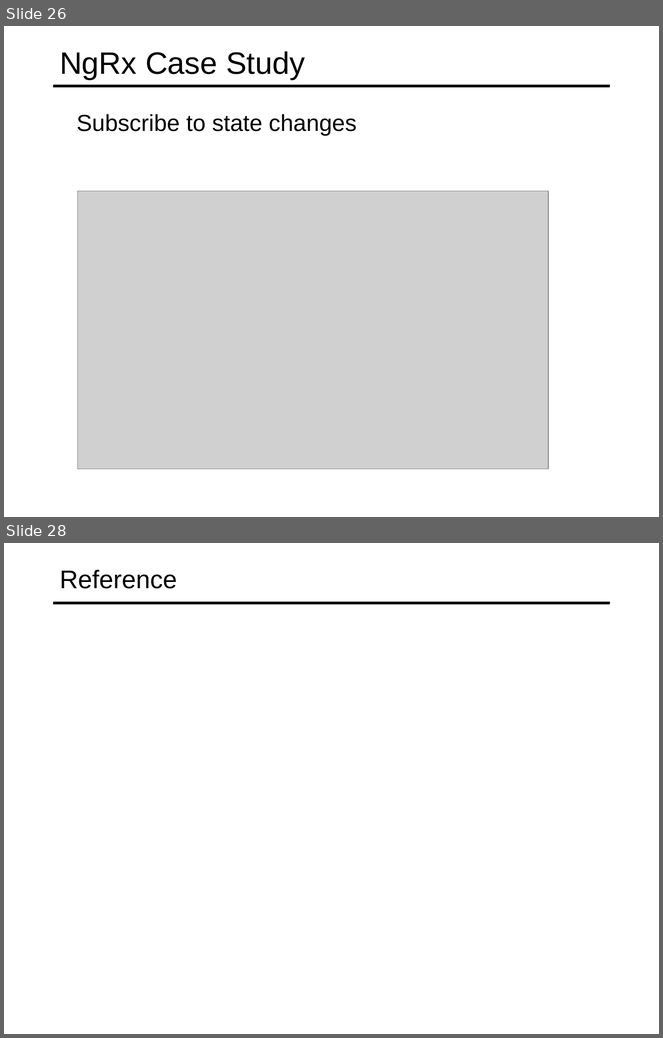
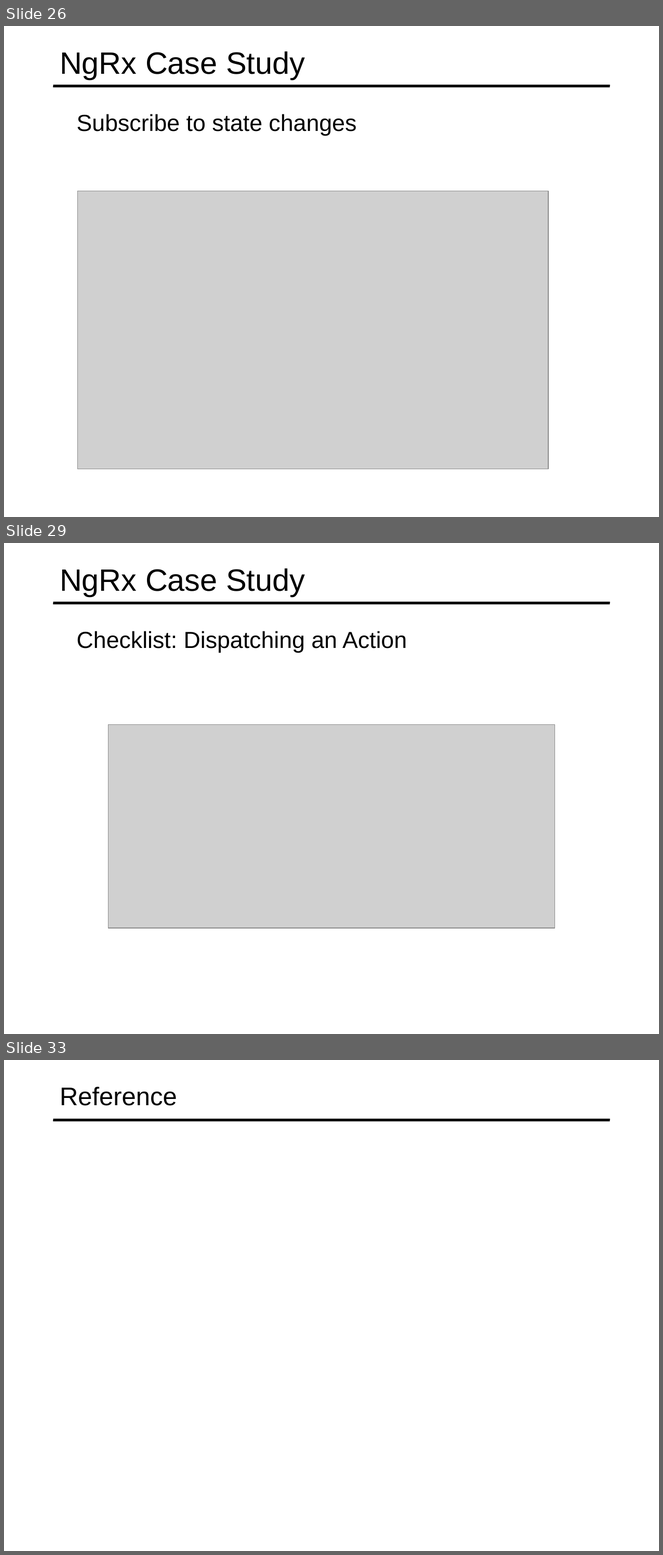
Before and after one commit to specter01wj/Jago_Link_Training, a slide deck: Angular/Interview Lectures/NGRX/Angular_NGRX.ppt. Shown one above the other, each under a label of ours: slides 26 and 28 before the commit, slides 26, 29 and 33 after it; the slides between them are not shown. The pictures are 663x1038 and 663x1555 pixels, drawn with LibreOffice and Linux fonts; fonts in the diff are those of the drawing; grey boxes stand for pictures. Boxes give left, top, right and bottom in pixels: in the first picture for what was removed or moved away, otherwise in the second. Text is boxed around its words. In the diff, an @@ line names an element or a change of style, - is before the commit and + after.

```diff
--- a/Angular/Interview Lectures/NGRX/Angular_NGRX.ppt
+++ b/Angular/Interview Lectures/NGRX/Angular_NGRX.ppt
@@ slide 29 added at (4,543,659,1034), background #FFFFFF; not listed: 1 template element that a slide beside it also shows @@
@@ title added at (60,568,305,596), 34 pt, text #000000 @@
+NgRx Case Study
@@ text added at (77,631,407,653), 25.5 pt, text #000000 @@
+  Checklist: Dispatching an Action
@@ picture added at (108,724,555,928) @@
@@ what was slide 28 is now slide 33 @@
```
Also in this commit, not shown: 5 other slides added, 1 slide removed, 5 other files.
